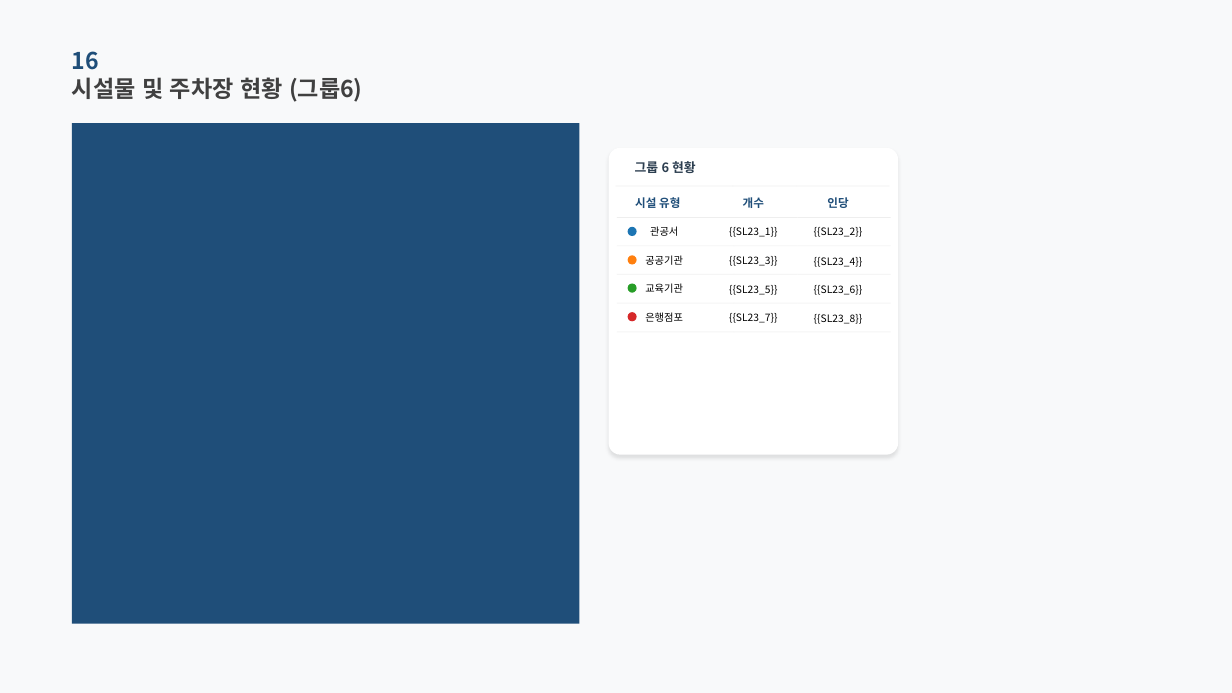
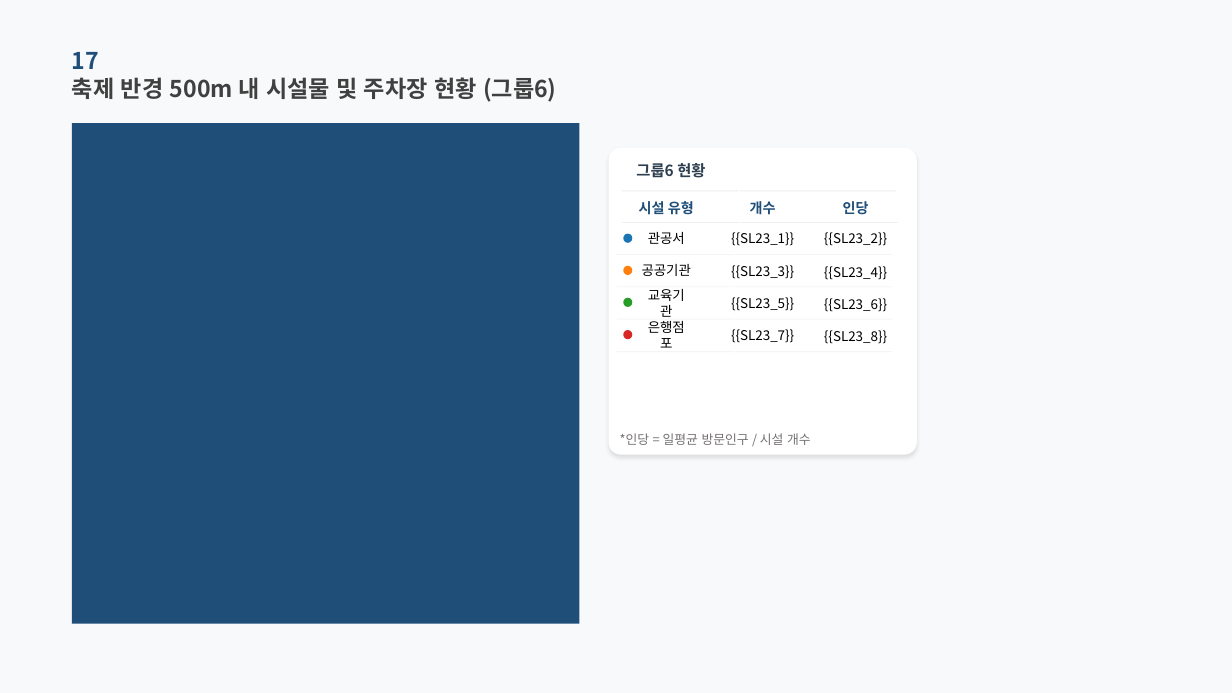
Before and after one commit to roddms/auto-report, a slide deck: slide 23 of template/master_pretendard.pptx. Drawn at 1232x693 pixels with LibreOffice and Linux fonts; fonts in the diff are those of the drawing; background and template pictures are left out. Boxes give left, top, right and bottom in pixels: in the first picture for what was removed or moved away, otherwise in the second. Text is boxed around its words. In the diff, an @@ line names an element or a change of style, - is before the commit and + after.

Commit message:
feat: 시설물 및 주차장 현황

```diff
--- a/template/master_pretendard.pptx
+++ b/template/master_pretendard.pptx
@@ text at [72,52,99,69]: text changed @@
-16
+17
@@ text at [72,77,557,102]: text changed @@
-시설물 및 주차장 현황 (그룹6)
+축제 반경 500m 내 시설물 및 주차장 현황 (그룹6)
@@ rounded rectangle: place and size @@
-rounded rectangle at [609,148,898,455]
+rounded rectangle at [609,148,918,455]
@@ text at [636,163,705,178]: text changed; size 10 to 12 pt @@
-그룹 6 현황
+그룹6 현황
@@ text "개수": place and size @@
-text "개수" at [743,197,764,208]
+text "개수" at [750,201,776,215]
@@ size 9 to 11 pt in 3 elements at [639,201,694,215], [750,201,776,215], [843,201,869,215] @@
@@ text "인당": place and size @@
-text "인당" at [827,197,848,208]
+text "인당" at [843,201,869,215]
@@ ellipse: place and size @@
-ellipse at [628,226,637,236]
+ellipse at [624,234,633,243]
@@ 3 rectangles: place and size @@
-3 rectangles at [617,217,891,218]
+3 rectangles at [623,222,898,223]
@@ text "{{SL23_2}}": place and size @@
-text "{{SL23_2}}" at [814,227,862,237]
+text "{{SL23_2}}" at [824,232,887,246]
@@ ellipse: place and size @@
-ellipse at [628,255,637,264]
+ellipse at [624,266,633,275]
@@ text "공공기관": place and size @@
-text "공공기관" at [645,255,683,265]
+text "공공기관" at [642,264,691,276]
@@ text "{{SL23_3}}": place and size @@
-text "{{SL23_3}}" at [729,256,777,266]
+text "{{SL23_3}}" at [731,265,794,279]
@@ 3 rectangles: place and size @@
-3 rectangles at [617,246,891,247]
+3 rectangles at [617,254,893,255]
@@ text "{{SL23_4}}": place and size @@
-text "{{SL23_4}}" at [814,257,862,267]
+text "{{SL23_4}}" at [824,266,887,280]
@@ ellipse: place and size @@
-ellipse at [628,284,637,293]
+ellipse at [624,298,633,307]
@@ text "{{SL23_5}}": place and size @@
-text "{{SL23_5}}" at [729,285,777,295]
+text "{{SL23_5}}" at [731,297,794,311]
@@ 3 rectangles, 1 text: place and size @@
-3 rectangles, 1 text at [617,274,891,322]
+3 rectangles, 1 text at [617,287,893,348]
@@ text "{{SL23_6}}": place and size @@
-text "{{SL23_6}}" at [814,285,862,295]
+text "{{SL23_6}}" at [824,298,887,312]
@@ text "{{SL23_7}}": place and size @@
-text "{{SL23_7}}" at [729,313,777,323]
+text "{{SL23_7}}" at [731,329,794,343]
@@ 3 rectangles: place and size @@
-3 rectangles at [617,332,891,333]
+3 rectangles at [617,319,893,320]
@@ size 8 to 10.5 pt in 12 elements at [648,232,685,244], [731,232,794,246], [648,289,685,317], [731,265,794,279], [824,232,887,246], [648,321,685,348], [731,297,794,311], [824,266,887,280], [731,329,794,343], [824,298,887,312], [642,264,691,276], [824,330,887,344] @@
@@ text "{{SL23_8}}": place and size @@
-text "{{SL23_8}}" at [814,314,862,324]
+text "{{SL23_8}}" at [824,330,887,344]
@@ ellipse: place and size @@
-ellipse at [628,312,637,322]
+ellipse at [624,330,633,339]
@@ 3 rectangles: place and size @@
-3 rectangles at [617,303,891,304]
+3 rectangles at [617,351,893,352]
@@ text added at [620,433,811,445], 10 pt, text #767171 @@
+*인당 = 일평균 방문인구 / 시설 개수
```
Also in this commit, not shown: 13 other slides changed, 22 other files.
